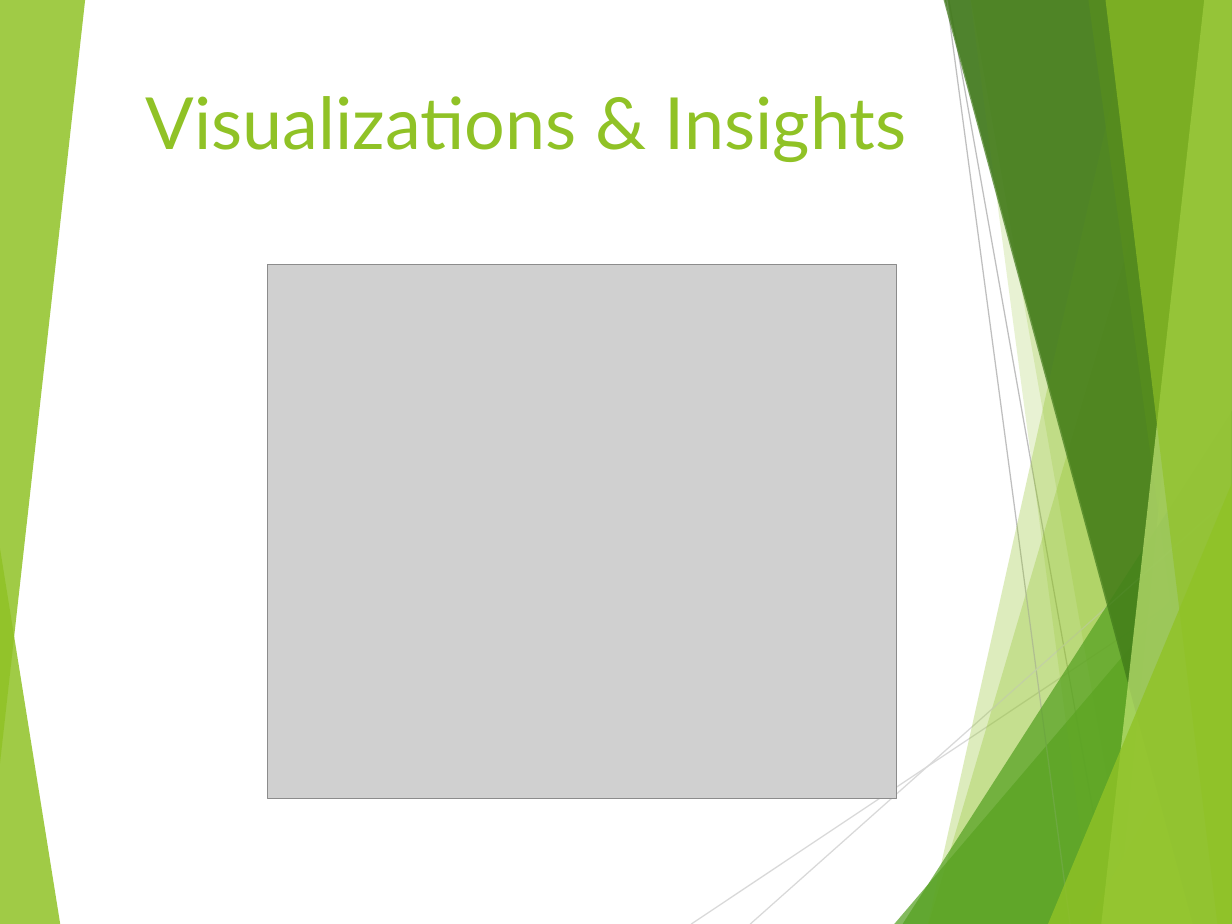
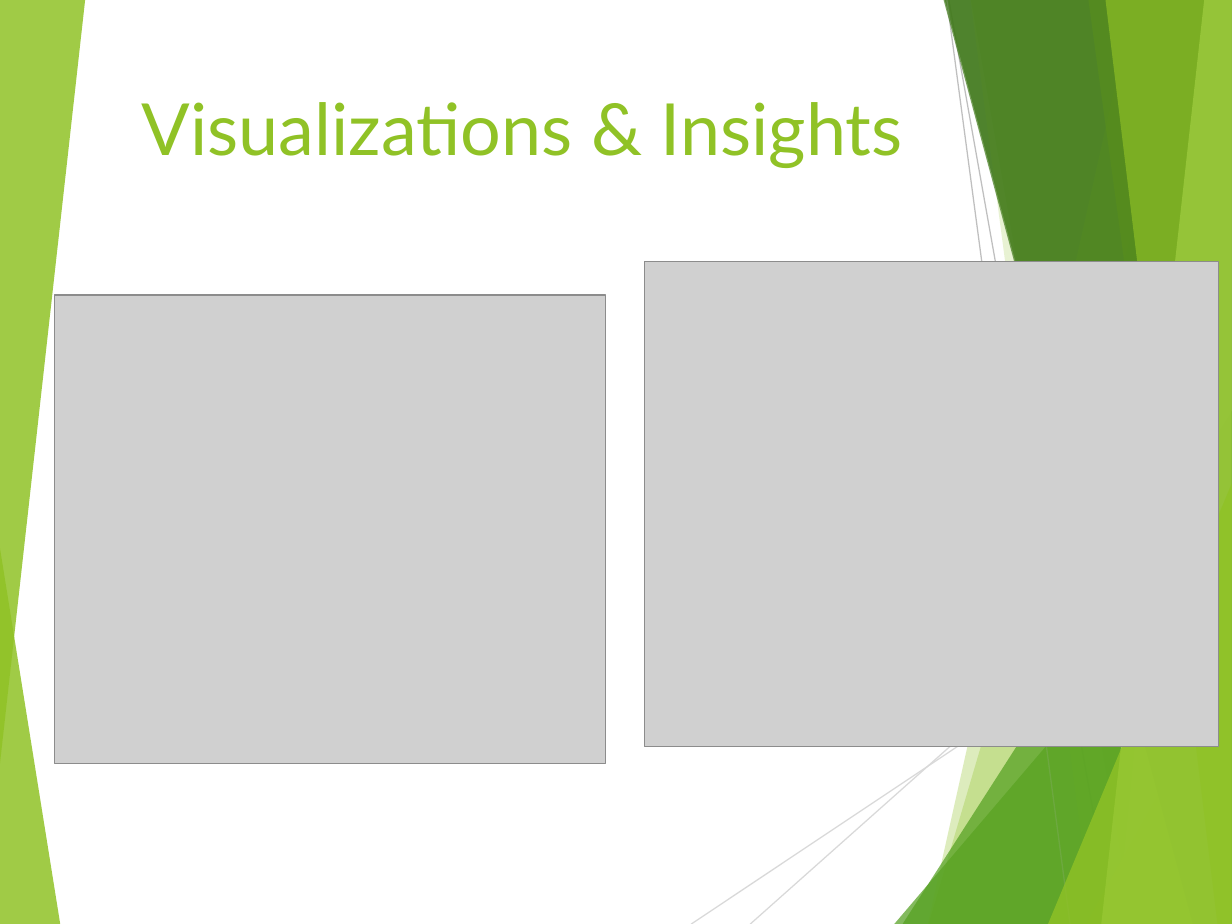
Before and after one commit to MelisaTeg/Project_4, a slide deck: slide 6 of Final_Project_Presentation.pptx. Drawn at 1232x924 pixels with LibreOffice and Linux fonts; fonts in the diff are those of the drawing; grey boxes stand for pictures. Boxes give left, top, right and bottom in pixels: in the first picture for what was removed or moved away, otherwise in the second. Text is boxed around its words. In the diff, an @@ line names an element or a change of style, - is before the commit and + after.

```diff
--- a/Final_Project_Presentation.pptx
+++ b/Final_Project_Presentation.pptx
@@ title "Visualizations & Insights": place and size @@
-title "Visualizations & Insights" at [146,96,907,162]
+title "Visualizations & Insights" at [142,102,903,168]
@@ picture added at [644,261,1218,747] @@
@@ picture: place and size @@
-picture at [267,264,897,798]
+picture at [54,296,605,764]
```
Also in this commit, not shown: 2 other slides changed.
